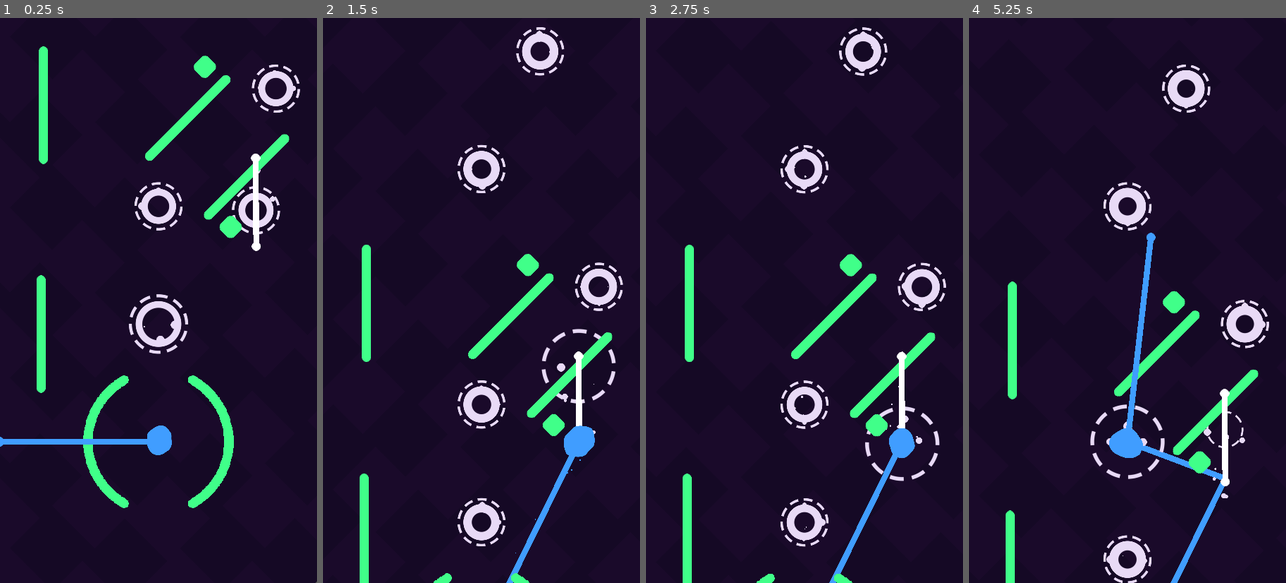
Above: before the commit, frames 1-4 (left to right).
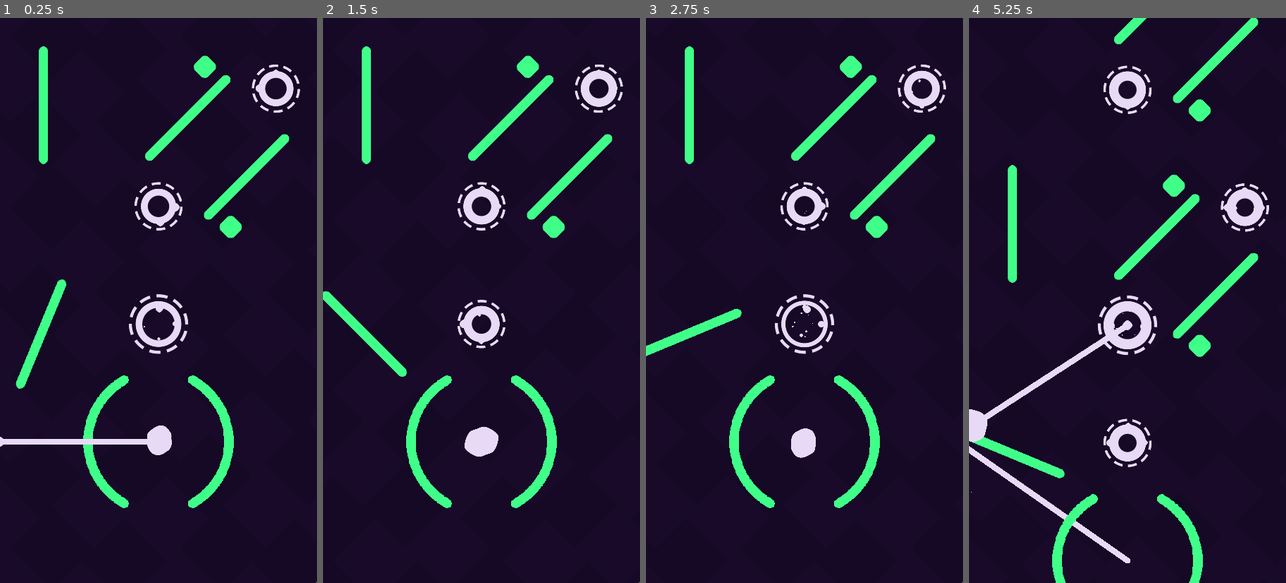
Above: after the commit, the same moments.

Repository: FrancoYudica/PathForger-GodotWildJam-04-2024
Game: Godot game, scene res://levels/level.tscn
Two runs of this game, one before a commit and one after it. Both use one fixed random seed, a clock stepped at 60 frames per second and the inputs below.
Inputs (mouse positions are in pixels of both pictures, inside the frame that each line leads up to):
- Up to frame 1 (0.25 s): no input
- Up to frame 2 (1.5 s): tap Enter (ui_accept) at 0.5, 0.77 s; move the mouse to (551, 272) at 0.52 s; press the mouse at (551, 272) at 0.53 s; hold D 0.53-1.28 s; move the mouse to (418, 328) at 1.27 s; release the mouse at (418, 328) at 1.28 s; hold S from 1.28 s (still down); tap F at 1.35 s
- Up to frame 3 (2.75 s): tap Enter (ui_accept) at 1.52 s; move the mouse to (836, 176) at 2.02 s; release S at 2.03 s; hold D from 2.03 s (still down); tap Space at 2.1 s
- Up to frame 4 (5.25 s): move the mouse to (1111, 413) at 2.77 s; release D at 2.78 s; hold W 2.78-3.53 s; click (1111, 413) at 2.85 s; tap Enter (ui_accept) at 3.02, 3.77, 4.52 s; move the mouse to (1222, 385) at 3.52 s; hold F 3.53-4.28 s; hold A 3.53-5.03 s; move the mouse to (1032, 215) at 4.27 s; tap Space at 4.35 s; move the mouse to (1143, 300) at 5.02 s; press the mouse at (1143, 300) at 5.03 s; hold S from 5.03 s (still down)

The runs differ from the first frame. In frame 1, 2.6% of the frame differs, in the area x 0-94%, y 9-78%; in frame 2, 13%; in frame 3, 13%; in frame 4, 15%, in the area x 0-95%, y 0-100%.

Commit message:
Hookable translates player - Player position interpolated with curve - Moving path node test

Diff:
--- a/entities/Hookable.gd
+++ b/entities/Hookable.gd
@@ -4,18 +4,19 @@
 @export var wants_to_fix_intersection: bool = false
 
 ## Point here intersection with hook happened
-var hook_intersection: Vector2 = Vector2.ZERO
-
+var _hook_intersection: Vector2 = Vector2.ZERO
+var has_player_over: bool = false
 ## Called when hookable is hooked
 func hooked():
 	pass
 
 ## When player leaves the hookable
 func left():
-	pass
+	has_player_over = false
 
 ## Called when player reaches the hook intersection point
 func reached():
+	has_player_over = true
 	disable_collider()
 
 func enable_collider():
@@ -24,6 +25,14 @@
 func disable_collider():
 	$Area2D.collision_layer = 0
 
+## Stores the intersection point in local coordinates
+func set_intersection_point(hook_intersection: Vector2):
+	_hook_intersection = to_local(hook_intersection)
+
+## Transforms the intersection point to global coordinates
+func get_intersection_point() -> Vector2:
+	return to_global(_hook_intersection)
+
 ## When hookable wants to add any modification to the intersection
 ## returns the fixed/modifed intersection point with this method
 func get_fixed_intersection(current_intersection: Vector2):
--- /dev/null
+++ b/entities/obstacles/RotatingObstacle.gd
@@ -0,0 +1,4 @@
+extends Hookable
+
+func _process(delta):
+	rotation += PI * 0.5 * delta
--- a/entities/path_node/PathNode.gd
+++ b/entities/path_node/PathNode.gd
@@ -13,11 +13,12 @@
 
 ## Reached should be called when player is over the node
 func reached():
-	# Doesn't need collider once it's reached
+	super.reached()
 	disable_collider()
 	sprite.reached()
 
 func left():
+	super.left()
 	sprite.left()
 
 func get_fixed_intersection(current_intersection: Vector2):
--- a/entities/path_node/path_node_movement.gd
+++ /dev/null
@@ -1,41 +0,0 @@
-extends Node2D
-
-@onready var edge_1_sprite: Sprite2D = $Edge1
-@onready var edge_2_sprite: Sprite2D = $Edge2
-
-@export var path_node: PathNode
-@export var curve: Curve
-@export var speed: float = 1.0
-
-var _t: float = 0.0
-var _path_length: float
-var _in_edge_1 = true
-
-func _ready():
-	position = global_position
-	top_level = true
-	_path_length = edge_1_sprite.to_local(edge_2_sprite.position).length()
-
-func _process(delta):
-
-	# Changes t
-	_t += delta * speed
-
-	# Loops
-	if _t > 1.0:
-		_in_edge_1 = not _in_edge_1
-		_t = 0.0
-
-	_t = clampf(_t, 0.0, 1.0)
-
-	var value = curve.sample(_t)
-
-	# Interpolates position with the curve value
-	var pos_1 = edge_1_sprite.global_position
-	var pos_2 = edge_2_sprite.global_position
-
-	if not _in_edge_1:
-		pos_1 = edge_2_sprite.global_position
-		pos_2 = edge_1_sprite.global_position
-
-	path_node.position = pos_1 + (pos_2 - pos_1) * value
--- a/entities/path_node/path_node_movement.tscn
+++ /dev/null
@@ -1,18 +0,0 @@
-[gd_scene load_steps=3 format=3 uid="uid://dqnpob0vccqx0"]
-
-[ext_resource type="Script" path="res://entities/path_node/path_node_movement.gd" id="1_12hsk"]
-[ext_resource type="Texture2D" uid="uid://bpmauisjwlykh" path="res://levels/circle.png" id="2_nwljl"]
-
-[node name="PathNodeMovement" type="Node2D"]
-script = ExtResource("1_12hsk")
-
-[node name="Edge1" type="Sprite2D" parent="."]
-position = Vector2(-75, 0)
-texture = ExtResource("2_nwljl")
-
-[node name="Edge2" type="Sprite2D" parent="."]
-position = Vector2(75, 0)
-texture = ExtResource("2_nwljl")
-
-[node name="Line2D" type="Line2D" parent="."]
-points = PackedVector2Array(-75, 0, 75, 0)
--- a/entities/player/Hook.gd
+++ b/entities/player/Hook.gd
@@ -60,7 +60,7 @@
 	head_sprite.global_position = _intersection_point
 
 	# Sets intersection point to hookable
-	hookable.hook_intersection = _intersection_point
+	hookable.set_intersection_point(_intersection_point)
 	hookable.hooked()
 	hookable_reached.emit(hookable)
 
--- a/entities/player/Player.gd
+++ b/entities/player/Player.gd
@@ -13,6 +13,7 @@
 var last_buffered_time_ms = 0
 var direction: Vector2 = Vector2.UP
 var rotating: bool = true
+var stick_to_hookable: bool = true
 
 func set_current_hookable(hookable: Hookable):
 	if current_hookable != null:
@@ -32,3 +33,6 @@
 	if rotating:
 		look_at(get_global_mouse_position())
 		direction = (get_global_mouse_position() - global_position).normalized()
+
+	if current_hookable != null and stick_to_hookable and current_hookable.has_player_over:
+		global_position = current_hookable.get_intersection_point()
--- a/entities/player/player.tscn
+++ b/entities/player/player.tscn
@@ -19,7 +19,7 @@
 
 [sub_resource type="ShaderMaterial" id="ShaderMaterial_p3vjy"]
 shader = ExtResource("12_pk4j0")
-shader_parameter/color = Color(0.25098, 0.615686, 1, 1)
+shader_parameter/color = Color(0.909804, 0.854902, 0.964706, 1)
 shader_parameter/useSpriteTexture = true
 shader_parameter/speed = 1.0
 shader_parameter/amplitude = 0.2
@@ -33,12 +33,16 @@
 height = 64
 noise = SubResource("FastNoiseLite_lryjr")
 
+[sub_resource type="Curve" id="Curve_q6efa"]
+_data = [Vector2(0.0056101, 0.00453401), 0.0, -0.0655599, 0, 0, Vector2(1, 1), 1.93173e-06, 0.0, 0, 0]
+point_count = 2
+
 [sub_resource type="Curve" id="Curve_i357n"]
 _data = [Vector2(0.0842697, 1), 0.0, 0.0, 0, 0, Vector2(1, 0), 0.0, 0.0, 0, 0]
 point_count = 2
 
 [node name="Player" type="Node2D"]
-modulate = Color(0.25098, 0.615686, 1, 1)
+modulate = Color(0.909804, 0.854902, 0.964706, 1)
 z_index = 2
 script = ExtResource("1_y7hkf")
 click_buffering_ms = 250
@@ -61,22 +65,22 @@
 duration = 0.1
 
 [node name="Head" type="Sprite2D" parent="Hook"]
-modulate = Color(0.25098, 0.615686, 1, 1)
+modulate = Color(0.909804, 0.854902, 0.964706, 1)
 top_level = true
 texture = ExtResource("2_am5xp")
 
 [node name="HookBody" type="Line2D" parent="Hook" node_paths=PackedStringArray("start_node", "end_node")]
 top_level = true
-default_color = Color(0.25098, 0.615686, 1, 1)
+default_color = Color(0.909804, 0.854902, 0.964706, 1)
 antialiased = true
 script = ExtResource("4_p21ks")
 start_node = NodePath("../..")
 end_node = NodePath("../Head")
 
 [node name="LinePath" type="Line2D" parent="."]
+modulate = Color(0.909804, 0.854902, 0.964706, 1)
 top_level = true
 z_index = -1
-default_color = Color(0.25098, 0.615686, 1, 1)
 joint_mode = 2
 begin_cap_mode = 2
 end_cap_mode = 2
@@ -111,7 +115,6 @@
 texture_repeat = 3
 material = SubResource("ShaderMaterial_p3vjy")
 rotation = 1.72898
-scale = Vector2(1, 1)
 texture = SubResource("NoiseTexture2D_wm2s6")
 
 [node name="PlayerStateMachine" type="Node2D" parent="."]
@@ -120,6 +123,7 @@
 
 [node name="translate" type="Node2D" parent="PlayerStateMachine"]
 script = ExtResource("4_80ij7")
+position_interpolation_curve = SubResource("Curve_q6efa")
 
 [node name="try_connection" type="Node2D" parent="PlayerStateMachine"]
 script = ExtResource("5_hxtbh")
--- a/entities/player/states/idle.gd
+++ b/entities/player/states/idle.gd
@@ -1,6 +1,7 @@
 extends PlayerStateMachineNode
 
 func _state_enter():
+	player.stick_to_hookable = true
 	player.rotating = true
 
 func _state_exit():
@@ -12,9 +13,6 @@
 		_throw_hook_at(point)
 
 func _state_process(_delta):
-	# Updates position to node position
-	#if player.current_hookable != null:
-	#	player.global_position = player.current_hookable.global_position
 
 	# If a click is buffered
 	if player.buffered_mouse_click != null:
--- a/entities/player/states/translate.gd
+++ b/entities/player/states/translate.gd
@@ -1,11 +1,22 @@
 extends PlayerStateMachineNode
 
+@export var position_interpolation_curve: Curve
+
+var _start_position: Vector2
+
 func _state_enter():
+
+	# Unliks previous hookable so it can move
+	player.stick_to_hookable = false
+
+	# Allows rotation to aim for netxt node
 	player.rotating = true
+
+	_start_position = player.global_position
+
 	var tween = create_tween()
 	tween.set_trans(Tween.TRANS_SPRING)
-	tween.tween_property(player, "position", player.current_hookable.hook_intersection, 0.35)
-	player.line_path.add_point(global_position)
+	tween.tween_method(_set_interpolation_value, 0.0, 1.0, 0.25)
 	tween.connect("finished", _translation_completed)
 
 func _translation_completed():
@@ -13,15 +24,16 @@
 	player.current_hookable.reached()
 
 func _state_exit():
-	pass
+	player.hook.hide()
 
 func _state_input(event: InputEvent):
 	if event.is_action_pressed("click"):
 		player.buffered_mouse_click = get_global_mouse_position()
 		player.last_buffered_time_ms = Time.get_ticks_msec()
 
-func _state_process(_delta):
-	pass
-
-func _state_physics_process(_delta):
-	pass
+func _set_interpolation_value(t: float):
+	player.global_position = lerp(
+		_start_position,
+		player.current_hookable.get_intersection_point(),
+		position_interpolation_curve.sample(t)
+	)
--- a/entities/player/states/try_connection.gd
+++ b/entities/player/states/try_connection.gd
@@ -8,25 +8,17 @@
 	if not player.hook.is_connected("hookable_reached", _on_hookable_reached):
 		player.hook.connect("hookable_reached", _on_hookable_reached)
 		player.hook.connect("miss", _hook_miss)
+
+	player.hook.show()
+
 	in_state = true
 
 func _state_exit():
 	in_state = false
 
-func _state_input(event: InputEvent):
-	pass
-
-func _state_process(_delta):
-	# Updates position to node position
-	#if player.current_hookable != null:
-	#	player.position = player.current_hookable.global_position
-	pass
-
-func _state_physics_process(_delta):
-	pass
-
 func _on_hookable_reached(hookable: Hookable):
 	if in_state:
+		player.line_path.add_point(global_position)
 		player.set_current_hookable(hookable)
 		transition("translate")
 
--- a/levels/LevelSegment.gd
+++ b/levels/LevelSegment.gd
@@ -8,7 +8,7 @@
 
 @export var fix_path_node_heights: bool = true
 
-var path_nodes: Array[PathNode]
+@export var path_nodes: Array[PathNode]
 
 func calculate_segment_height():
 	var top = 0
--- a/levels/level.tscn
+++ b/levels/level.tscn
@@ -8,16 +8,17 @@
 [ext_resource type="Script" path="res://addons/phantom_camera/scripts/phantom_camera/phantom_camera_2D.gd" id="6_c8hyj"]
 [ext_resource type="PackedScene" uid="uid://bfqm7vopmmtbw" path="res://entities/player/player.tscn" id="7_fcahg"]
 [ext_resource type="PackedScene" uid="uid://ju0p3v6aejso" path="res://entities/path_node/path_node.tscn" id="9_fy437"]
-[ext_resource type="PackedScene" uid="uid://dqnpob0vccqx0" path="res://entities/path_node/path_node_movement.tscn" id="10_3ryop"]
 [ext_resource type="Script" path="res://levels/GeneratorPicker.gd" id="11_2xxqe"]
 [ext_resource type="Script" path="res://levels/LevelBuilder.gd" id="11_gospp"]
 [ext_resource type="Script" path="res://levels/RandomSegmentGenerator.gd" id="14_m3m3h"]
 [ext_resource type="PackedScene" uid="uid://ba05jn6tk6o1a" path="res://levels/level_segments/test_level_segment_0.tscn" id="15_wj400"]
 [ext_resource type="PackedScene" uid="uid://8kb6vgkgau5o" path="res://levels/level_segments/test_level_segment_1.tscn" id="16_k4p47"]
 [ext_resource type="Texture2D" uid="uid://bm16cm0kkjyjm" path="res://levels/open_ring_thin_256x256.png" id="16_m8u4a"]
+[ext_resource type="PackedScene" uid="uid://20spef5i7c57" path="res://levels/level_segments/horizontal_moving_path_node.tscn" id="16_pro00"]
 [ext_resource type="PackedScene" uid="uid://c5i2wd8idrhj7" path="res://levels/level_segments/test_level_segment_2.tscn" id="17_mlj08"]
 [ext_resource type="Script" path="res://entities/Hookable.gd" id="17_wr7fe"]
 [ext_resource type="Texture2D" uid="uid://cqdtffd52bufw" path="res://levels/level_segments/bar_200px.png" id="18_bik01"]
+[ext_resource type="Script" path="res://entities/obstacles/RotatingObstacle.gd" id="19_y0g6n"]
 
 [sub_resource type="ShaderMaterial" id="ShaderMaterial_ehsn3"]
 shader = ExtResource("2_rql3e")
@@ -31,10 +32,6 @@
 max_value = 1.5
 _data = [Vector2(0, 0), 0.0, 0.290158, 0, 0, Vector2(0.419948, 1.36198), 0.0, 0.0, 0, 0, Vector2(1, 1), -1.08872, 0.0, 0, 0]
 point_count = 3
-
-[sub_resource type="Curve" id="Curve_0awvd"]
-_data = [Vector2(0, 0), 0.0, 3.09249, 0, 0, Vector2(1, 1), 1.92803e-07, 0.0, 0, 0]
-point_count = 2
 
 [sub_resource type="RectangleShape2D" id="RectangleShape2D_u732h"]
 size = Vector2(55, 207)
@@ -110,14 +107,6 @@
 [node name="Player" parent="." instance=ExtResource("7_fcahg")]
 position = Vector2(270, 0)
 
-[node name="PathNode" parent="." instance=ExtResource("9_fy437")]
-position = Vector2(436, -407)
-
-[node name="PathNodeMovement" parent="PathNode" node_paths=PackedStringArray("path_node") instance=ExtResource("10_3ryop")]
-rotation = 1.56359
-path_node = NodePath("..")
-curve = SubResource("Curve_0awvd")
-
 [node name="LevelBuilder" type="Node2D" parent="."]
 script = ExtResource("11_gospp")
 
@@ -129,7 +118,7 @@
 
 [node name="RandomSegmentGenerator" type="Node2D" parent="LevelBuilder/GeneratorPicker"]
 script = ExtResource("14_m3m3h")
-packed_level_segments = Array[PackedScene]([ExtResource("15_wj400"), ExtResource("16_k4p47"), ExtResource("17_mlj08")])
+packed_level_segments = Array[PackedScene]([ExtResource("15_wj400"), ExtResource("16_k4p47"), ExtResource("17_mlj08"), ExtResource("16_pro00")])
 
 [node name="Sprite2D" type="Sprite2D" parent="."]
 texture_filter = 1
@@ -179,7 +168,7 @@
 modulate = Color(0.25098, 1, 0.537255, 1)
 position = Vector2(70, -183)
 texture = ExtResource("18_bik01")
-script = ExtResource("17_wr7fe")
+script = ExtResource("19_y0g6n")
 
 [node name="Area2D" type="Area2D" parent="Bar"]
 collision_layer = 8
--- /dev/null
+++ b/levels/level_segments/CurvePathFollow.gd
@@ -0,0 +1,11 @@
+extends PathFollow2D
+
+@export var speed = 1.0
+@export var path_length = 200
+
+var _t = 0.0
+func _process(delta):
+
+	# Speed is constant
+	_t += delta * speed * 200 / path_length
+	progress = path_length * (sin(_t) + 1.0) / 2.0
--- /dev/null
+++ b/levels/level_segments/horizontal_moving_path_node.tscn
@@ -0,0 +1,44 @@
+[gd_scene load_steps=6 format=3 uid="uid://20spef5i7c57"]
+
+[ext_resource type="Script" path="res://levels/LevelSegment.gd" id="1_b3jwu"]
+[ext_resource type="PackedScene" uid="uid://ju0p3v6aejso" path="res://entities/path_node/path_node.tscn" id="2_7bdxm"]
+[ext_resource type="Texture2D" uid="uid://datwbdhyp8kpq" path="res://levels/level_segments/path_bar_200px.png" id="2_oovfj"]
+[ext_resource type="Script" path="res://levels/level_segments/CurvePathFollow.gd" id="3_wi3p6"]
+
+[sub_resource type="Curve2D" id="Curve2D_76vk7"]
+_data = {
+"points": PackedVector2Array(0, 0, 0, 0, -100, 0, 0, 0, 0, 0, 100, 0)
+}
+point_count = 2
+
+[node name="TestLevelSegment" type="Node2D" node_paths=PackedStringArray("path_nodes")]
+script = ExtResource("1_b3jwu")
+path_nodes = [NodePath("Path2D/PathFollow2D/PathNode")]
+
+[node name="Path2D" type="Path2D" parent="."]
+curve = SubResource("Curve2D_76vk7")
+
+[node name="PathSprite" type="Sprite2D" parent="Path2D"]
+modulate = Color(0.278431, 0.101961, 0.415686, 1)
+texture_filter = 1
+texture = ExtResource("2_oovfj")
+metadata/_aseprite_wizard_config_ = {
+"i_mode": 1,
+"keep_anim_length": false,
+"layer": "",
+"o_ex_p": "",
+"o_folder": "",
+"o_name": "",
+"only_visible": false,
+"player": "",
+"slice": "",
+"source": "res://art/textures/paths/path_bar_200px.aseprite"
+}
+
+[node name="PathFollow2D" type="PathFollow2D" parent="Path2D"]
+position = Vector2(-100, 0)
+loop = false
+script = ExtResource("3_wi3p6")
+speed = 1.5
+
+[node name="PathNode" parent="Path2D/PathFollow2D" instance=ExtResource("2_7bdxm")]
Binary file added: art/textures/paths/path_bar_200px.aseprite
Not shown, added: art/textures/paths/path_bar_200px.aseprite.import
Not shown: 1 places in entities/player/player.tscn that only renumber resources
Binary file added: levels/level_segments/path_bar_200px.png
Not shown, added: levels/level_segments/path_bar_200px.png.import
